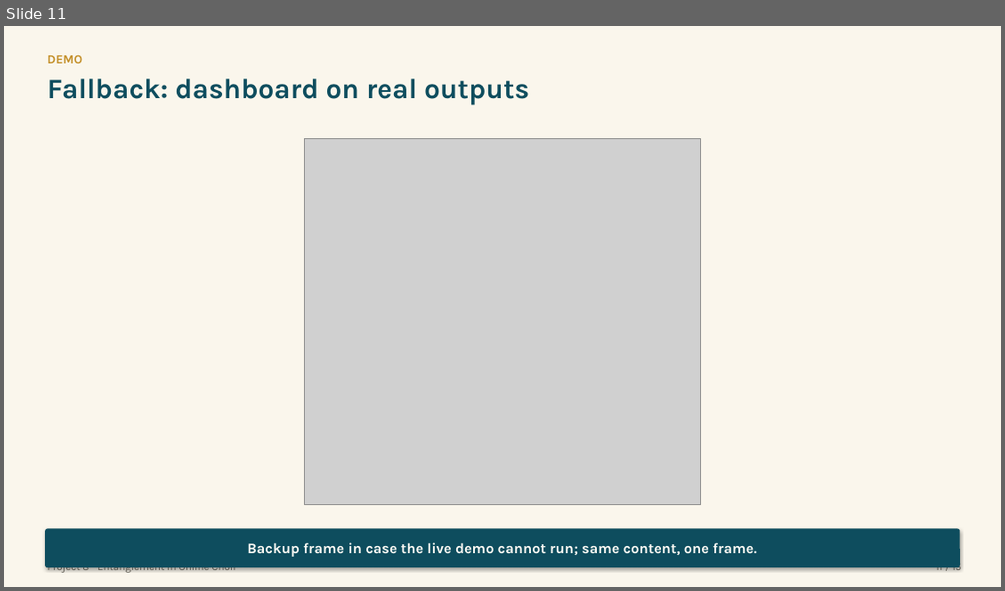
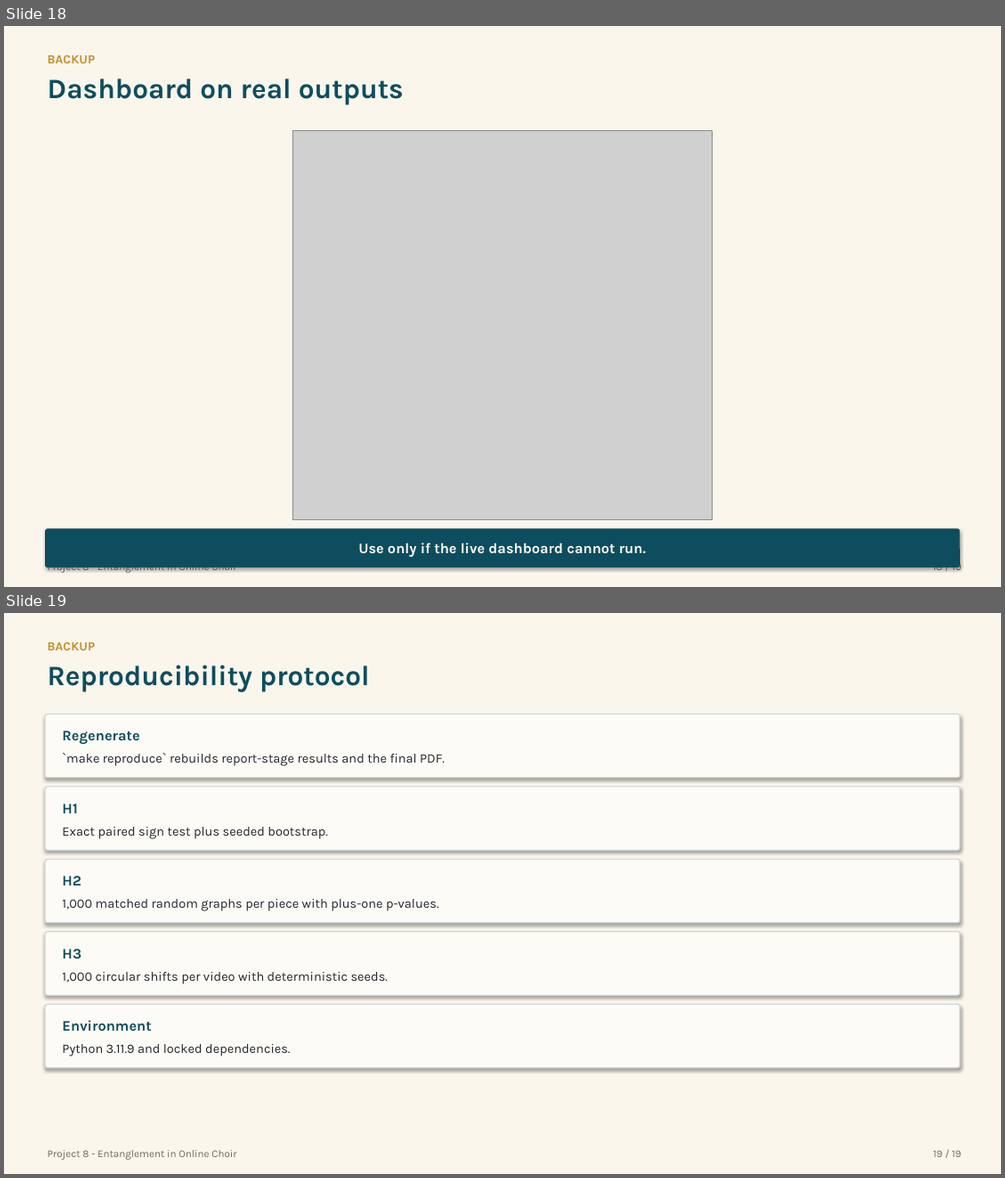
Before and after one commit to Zuraiz270/networked-choir-entanglement, a slide deck: output/jul23_final_presentation.pptx. Shown one above the other, each under a label of ours: slide 11 before the commit, slides 18 and 19 after it. The pictures are 1005x591 and 1005x1178 pixels, drawn with LibreOffice and Linux fonts; fonts in the diff are those of the drawing; grey boxes stand for pictures. Boxes give left, top, right and bottom in pixels: in the first picture for what was removed or moved away, otherwise in the second. Text is boxed around its words. In the diff, an @@ line names an element or a change of style, - is before the commit and + after.

```diff
--- a/output/jul23_final_presentation.pptx
+++ b/output/jul23_final_presentation.pptx
@@ slide 19 added at (4,613,1001,1174), background #FAF6EC @@
@@ text added at (48,642,96,650), 12 pt, text #C4902A, bold @@
+BACKUP
@@ text added at (48,665,370,692), 27 pt, text #0E4D5E, bold @@
+Reproducibility protocol
@@ rounded rectangle added at (45,714,960,778), fill #FDFBF5, outline #CBD9DD 1 pt, 12.5 pt, text #24262E @@
+Regenerate
+`make reproduce` rebuilds report-stage results and the final PDF.
@@ rounded rectangle added at (45,787,960,850), fill #FDFBF5, outline #CBD9DD 1 pt, 12.5 pt, text #24262E @@
+H1
+Exact paired sign test plus seeded bootstrap.
@@ rounded rectangle added at (45,859,960,923), fill #FDFBF5, outline #CBD9DD 1 pt, 12.5 pt, text #24262E @@
+H2
+1,000 matched random graphs per piece with plus-one p-values.
@@ rounded rectangle added at (45,932,960,995), fill #FDFBF5, outline #CBD9DD 1 pt, 12.5 pt, text #24262E @@
+H3
+1,000 circular shifts per video with deterministic seeds.
@@ rounded rectangle added at (45,1004,960,1068), fill #FDFBF5, outline #CBD9DD 1 pt, 12.5 pt, text #24262E @@
+Environment
+Python 3.11.9 and locked dependencies.
@@ text added at (48,1150,236,1159), 10 pt, text #6E6A60 @@
+Project 8 - Entanglement in Online Choir
@@ text added at (933,1150,962,1157), 10 pt, text #6E6A60 @@
+19 / 19
@@ what was slide 11 is now slide 18 @@
@@ slide 18 changed as well @@
@@ text at (48,79,404,105): text changed @@
-Fallback: dashboard on real outputs
+Dashboard on real outputs
@@ text at (48,55,96,63): text changed @@
-DEMO
+BACKUP
@@ picture: place and size @@
-picture at (305,138,700,505)
+picture at (292,131,712,520)
@@ text in rounded rectangle at (358,542,646,556): text changed @@
-Backup frame in case the live demo cannot run; same content, one frame.
+Use only if the live dashboard cannot run.
@@ text at (932,560,962,572): text changed @@
-11 / 15
+18 / 19
```
Also in this commit, not shown: 8 other slides changed, 9 other slides added, 6 slides removed, 18 other files.
